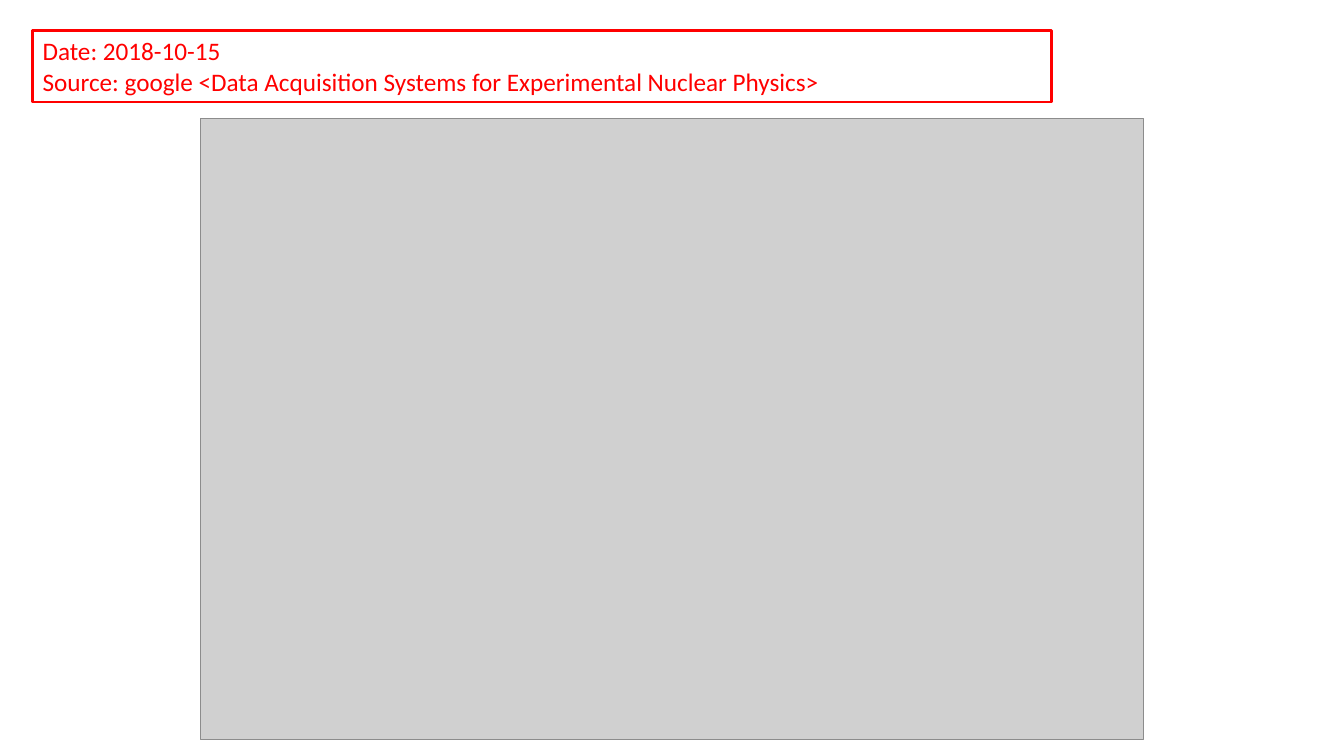
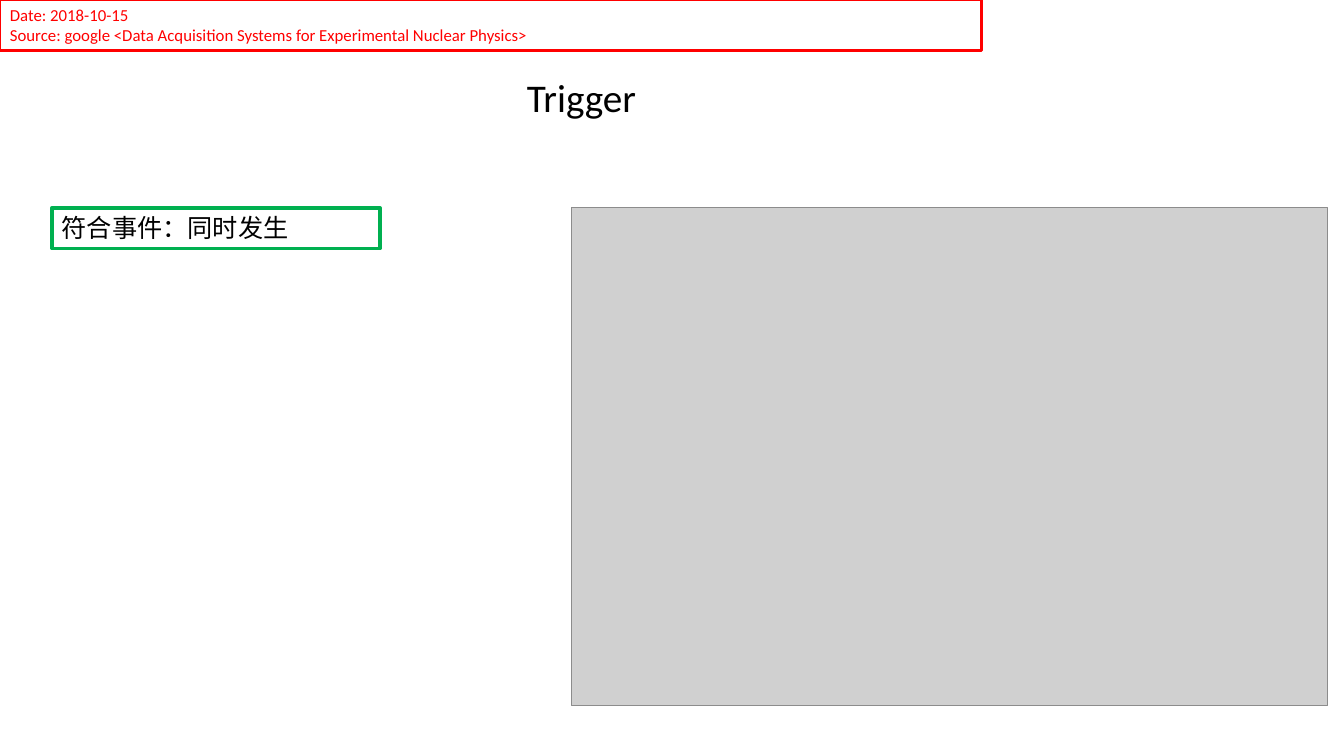
Before and after one commit to gfh16/StudyNotes, a slide deck: slide 1 of 02TriggerAndDAQ.pptx. Drawn at 1344x756 pixels with LibreOffice and Linux fonts; fonts in the diff are those of the drawing; grey boxes stand for pictures. Boxes give left, top, right and bottom in pixels: in the first picture for what was removed or moved away, otherwise in the second. Text is boxed around its words. In the diff, an @@ line names an element or a change of style, - is before the commit and + after.

```diff
--- a/02TriggerAndDAQ.pptx
+++ b/02TriggerAndDAQ.pptx
@@ rectangle "Date: 2018-10-15": place and size @@
-rectangle "Date: 2018-10-15" at [32, 30, 1052, 102]
+rectangle "Date: 2018-10-15" at [0, 0, 982, 50]
@@ rectangle "Date: 2018-10-15" at [0, 0, 982, 50]: size 18 to 12 pt @@
@@ text added at [527, 85, 636, 119], 28 pt, text #000000 @@
+Trigger
@@ rectangle added at [52, 208, 380, 248], outline #00B050 2.5 pt, 18 pt, text #000000 @@
+符合事件：同时发生
@@ picture: place and size @@
-picture at [201, 118, 1144, 739]
+picture at [572, 208, 1328, 706]
```
Also in this commit, not shown: 6 other slides changed, 21 slides added.
